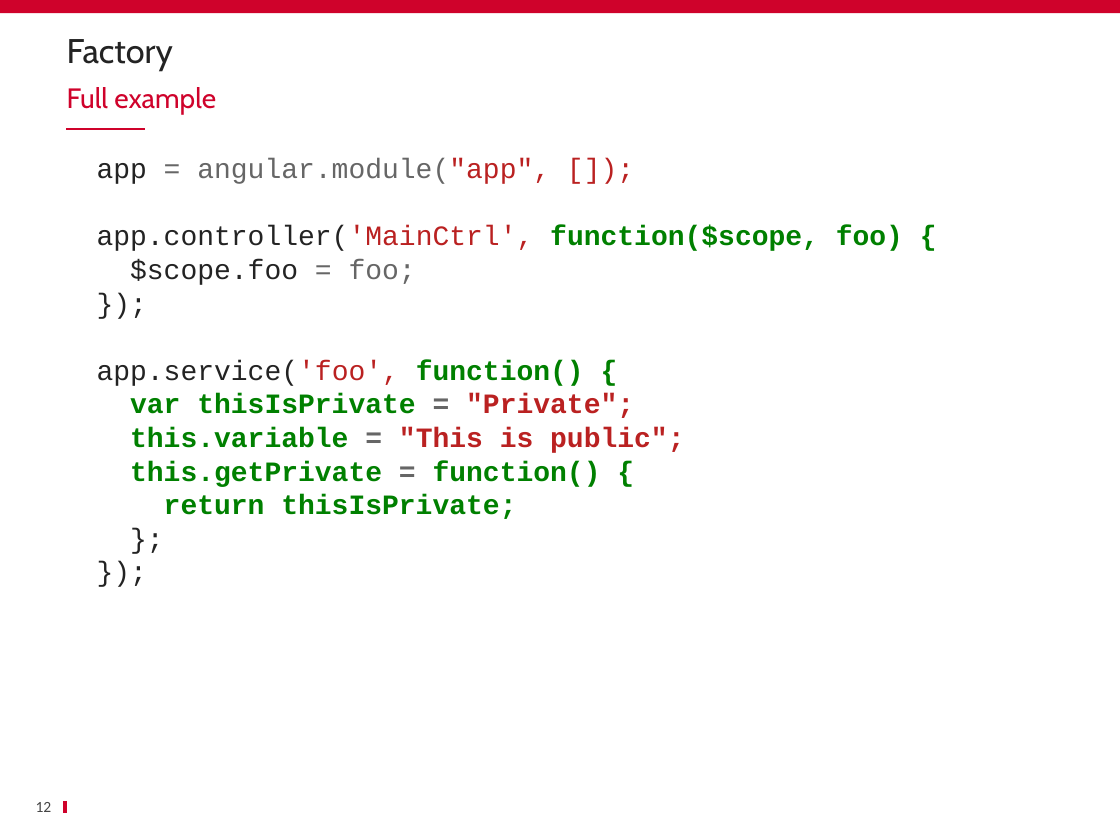
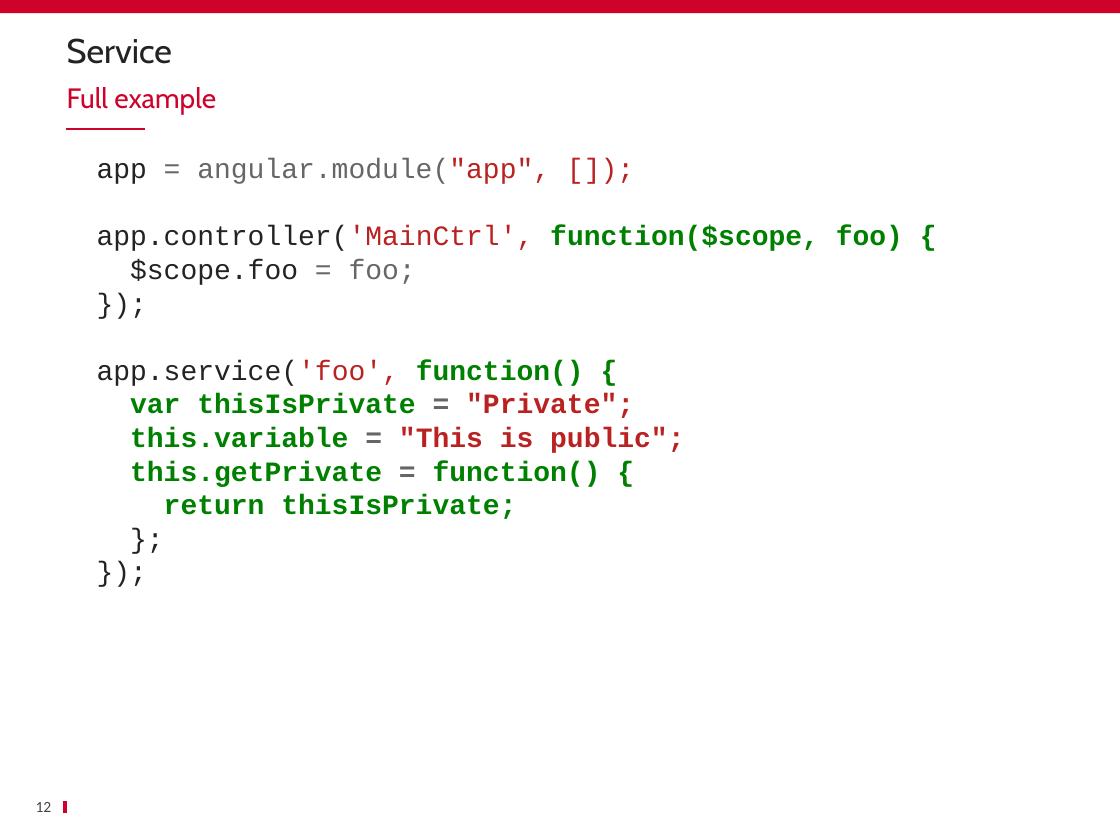
Before and after one commit to ycintre/formation-angularjs, a slide deck: slide 12 of 15 Custom services/Custom services.pptx. Drawn at 1120x840 pixels with LibreOffice and Linux fonts; fonts in the diff are those of the drawing; background and template pictures are left out. Boxes give left, top, right and bottom in pixels: in the first picture for what was removed or moved away, otherwise in the second. Text is boxed around its words. In the diff, an @@ line names an element or a change of style, - is before the commit and + after.

Commit message:
feat(custom services): improve slides

```diff
--- a/15 Custom services/Custom services.pptx
+++ b/15 Custom services/Custom services.pptx
@@ title at (67,38,172,64): text changed @@
-Factory
+Service
```
Also in this commit, not shown: 1 other slide changed, 1 slide added.
